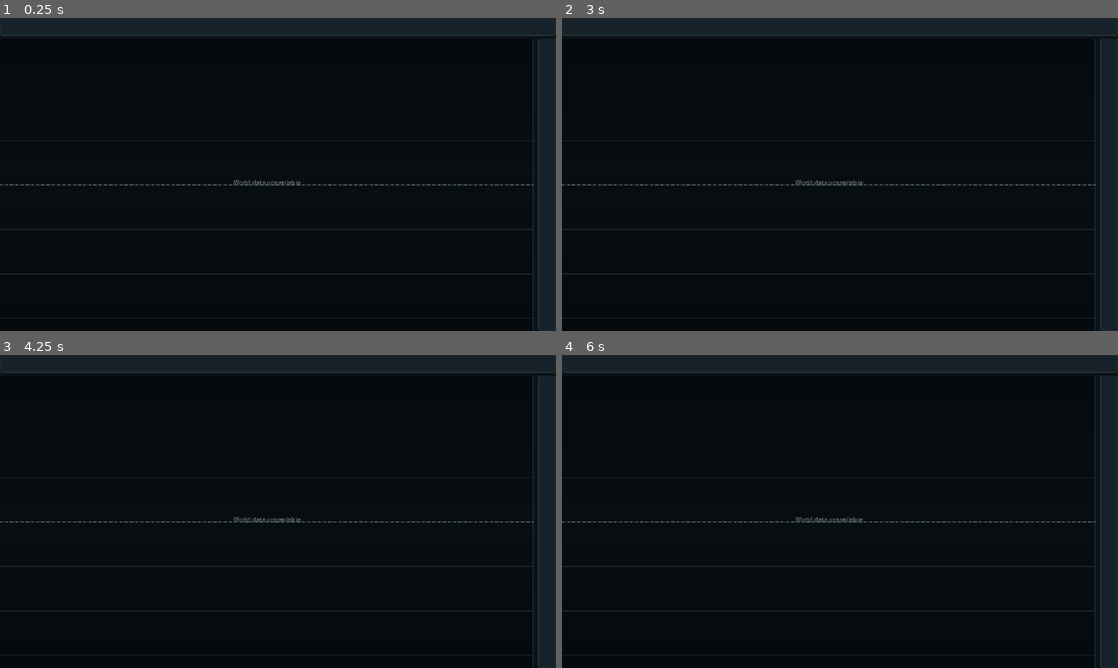
Above: before the commit, frames 1-4 (two rows, left to right).
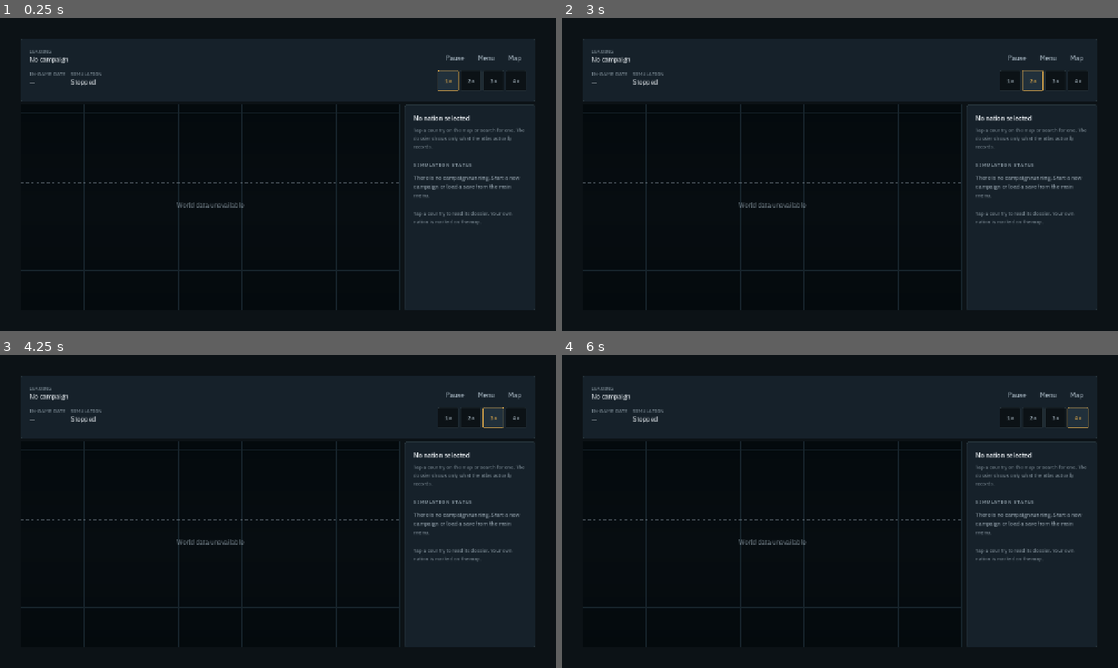
Above: after the commit, the same moments.

Repository: afnan0356/world-dominion
Game: Godot game, scene res://src/ui/screens/game_screen.tscn
Same seed, same stepped clock (60 frames per second), same inputs: the game is played once before the commit and once after it. This scene is started directly instead of the project's main scene.
Inputs (mouse positions are in pixels of both pictures, inside the frame that each line leads up to):
- Up to frame 1 (0.25 s): no input
- Up to frame 2 (3 s): click (1079, 58) at 0.5 s, where only the run after the commit has a clickable "Map"; click (895, 196) at 1.25 s, where only the run after the commit has a clickable "Done"; click (1012, 80) at 2 s, where only the run after the commit has a clickable "1×"; click (1034, 80) at 2.75 s, where only the run after the commit has a clickable "2×"
- Up to frame 3 (4.25 s): click (494, 417) at 3.5 s, where only the run after the commit has a clickable "3×"
- Up to frame 4 (6 s): click (1079, 417) at 4.25 s, where only the run after the commit has a clickable "4×"; click (1051, 395) at 5 s, where only the run after the commit has a clickable "Menu"; click (840, 398) at 5.77 s

The runs differ from the first frame. In frame 1, 37% of the frame differs, in the area x 0-100%, y 0-100%; in frame 2, 37%; in frame 3, 37%; in frame 4, 37%.
Error before the commit: Parse Error: Variable "_menu_button" has the same name as a previously declared variable. (res://src/ui/screens/game_screen.gd:59)

Commit message:
Remove the duplicate _menu_button declaration the parse check found
The compact-bar change declared _menu_button twice: it already existed. gdlint does
not flag a duplicate member, the engine does, which is why the parse-check step exists.
A static duplicate-declaration scan over every file this branch touches now reports
none.

Co-authored-by: arena-agent <297053741+arena-agent@users.noreply.github.com>

Diff:
--- a/src/ui/screens/game_screen.gd
+++ b/src/ui/screens/game_screen.gd
@@ -56,7 +56,6 @@
 var _pause_button: Button
 var _menu_button: Button
 var _map_button: Button
-var _menu_button: Button
 var _map_options_panel: MapOptionsPanel
 var _status_block: VBoxContainer
 var _status_body: VBoxContainer
